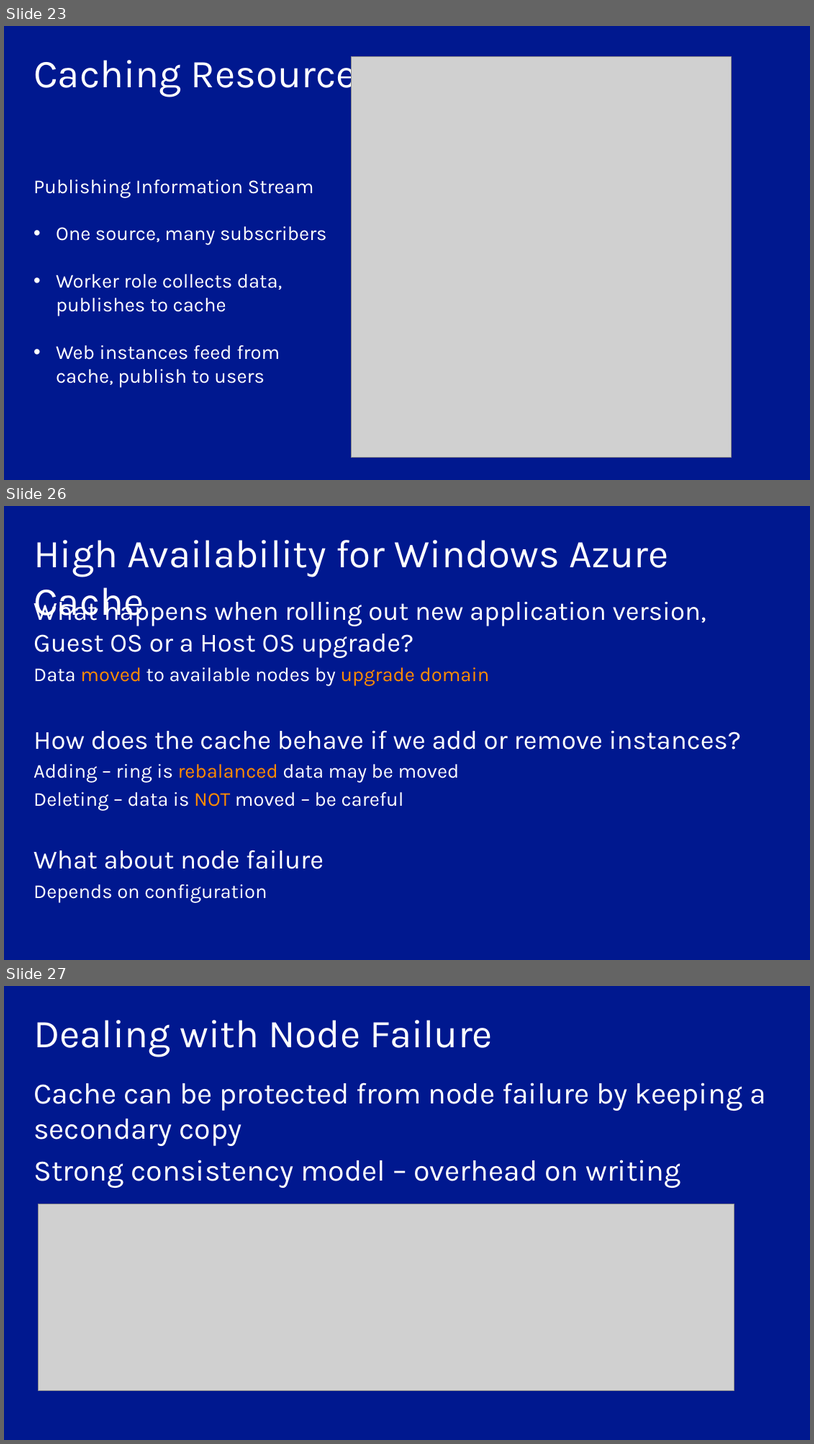
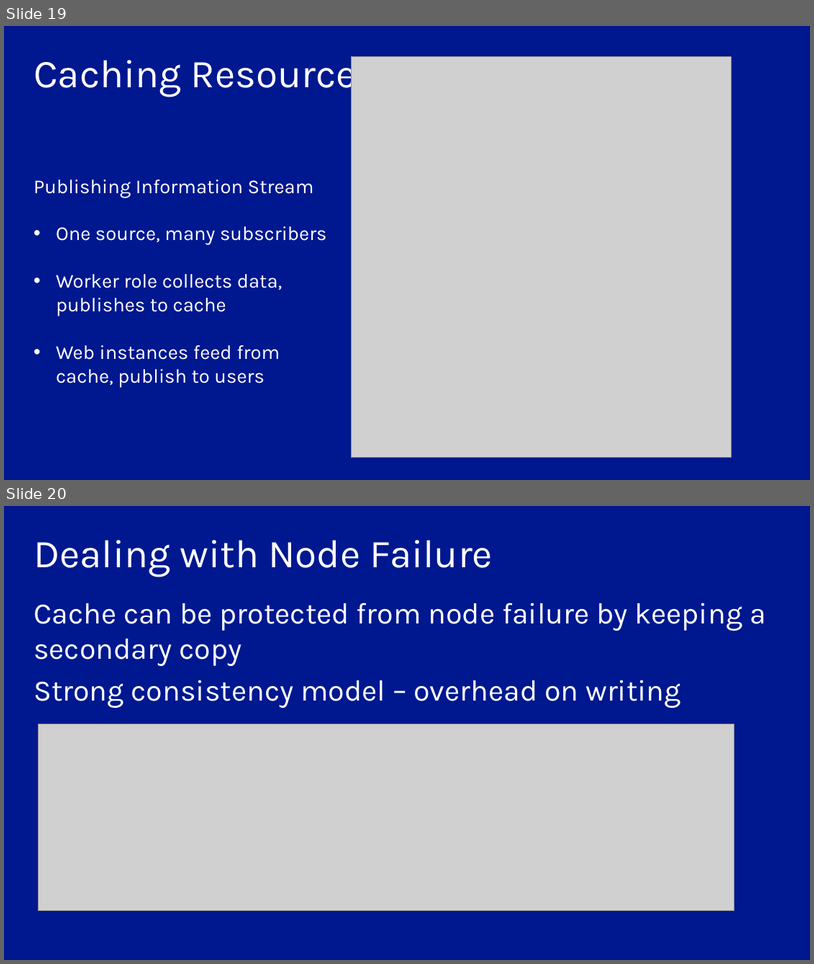
Before and after one commit to arif-aigonix/leap2015, a slide deck: HighThroughputDesignPrinciples-Edited.pptx. Shown one above the other, each under a label of ours: slides 23, 26 and 27 before the commit, slides 19 and 20 after it; the slides between them are not shown. The pictures are 814x1444 and 814x964 pixels, drawn with LibreOffice and Linux fonts; fonts in the diff are those of the drawing; grey boxes stand for pictures. Boxes give left, top, right and bottom in pixels: in the first picture for what was removed or moved away, otherwise in the second. Text is boxed around its words. In the diff, an @@ line names an element or a change of style, - is before the commit and + after.

```diff
--- a/HighThroughputDesignPrinciples-Edited.pptx
+++ b/HighThroughputDesignPrinciples-Edited.pptx
@@ slide 26 removed at (x1=4, y1=506, x2=810, y2=960), background #00188F @@
@@ title removed at (x1=34, y1=540, x2=669, y2=625) @@
-High Availability for Windows Azure Cache
@@ text removed at (x1=34, y1=596, x2=741, y2=903) @@
-What happens when rolling out new application version, Guest OS or a Host OS upgrade?
-Data moved to available nodes by upgrade domain
-How does the cache behave if we add or remove instances?
-Adding – ring is rebalanced data may be moved
-Deleting – data is NOT moved – be careful
-What about node failure
-Depends on configuration
@@ what was slide 23 is now slide 19 @@
@@ what was slide 27 is now slide 20 @@
```
Also in this commit, not shown: 2 slides changed, 13 other slides removed, 1 other file.
